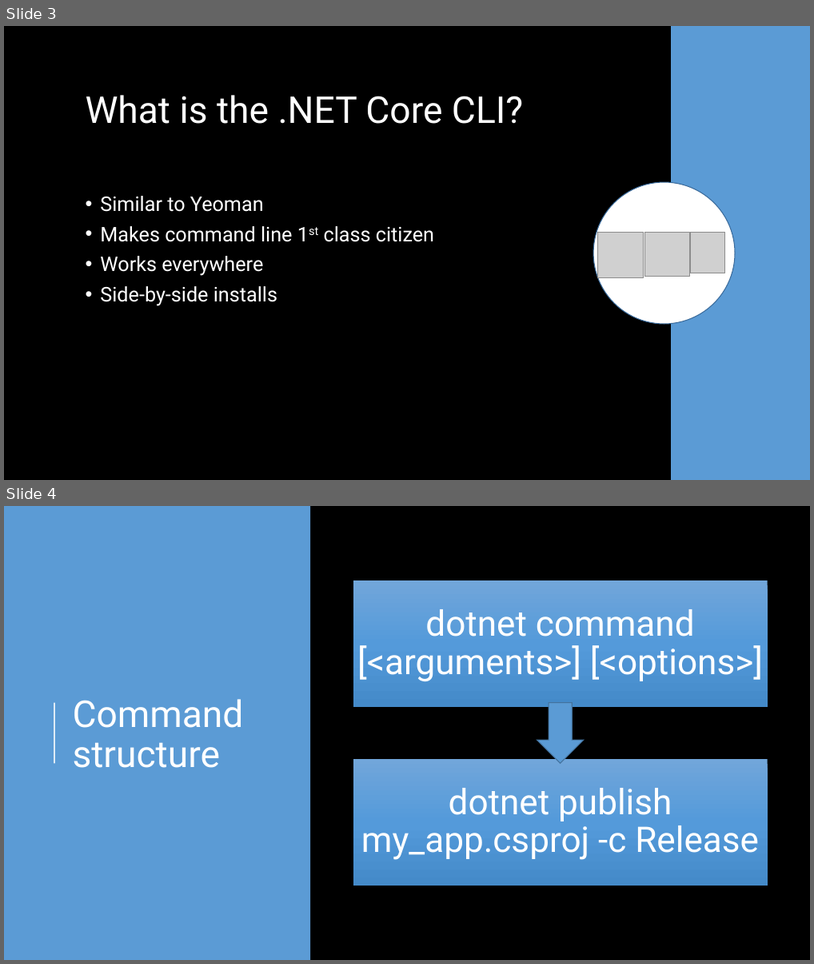
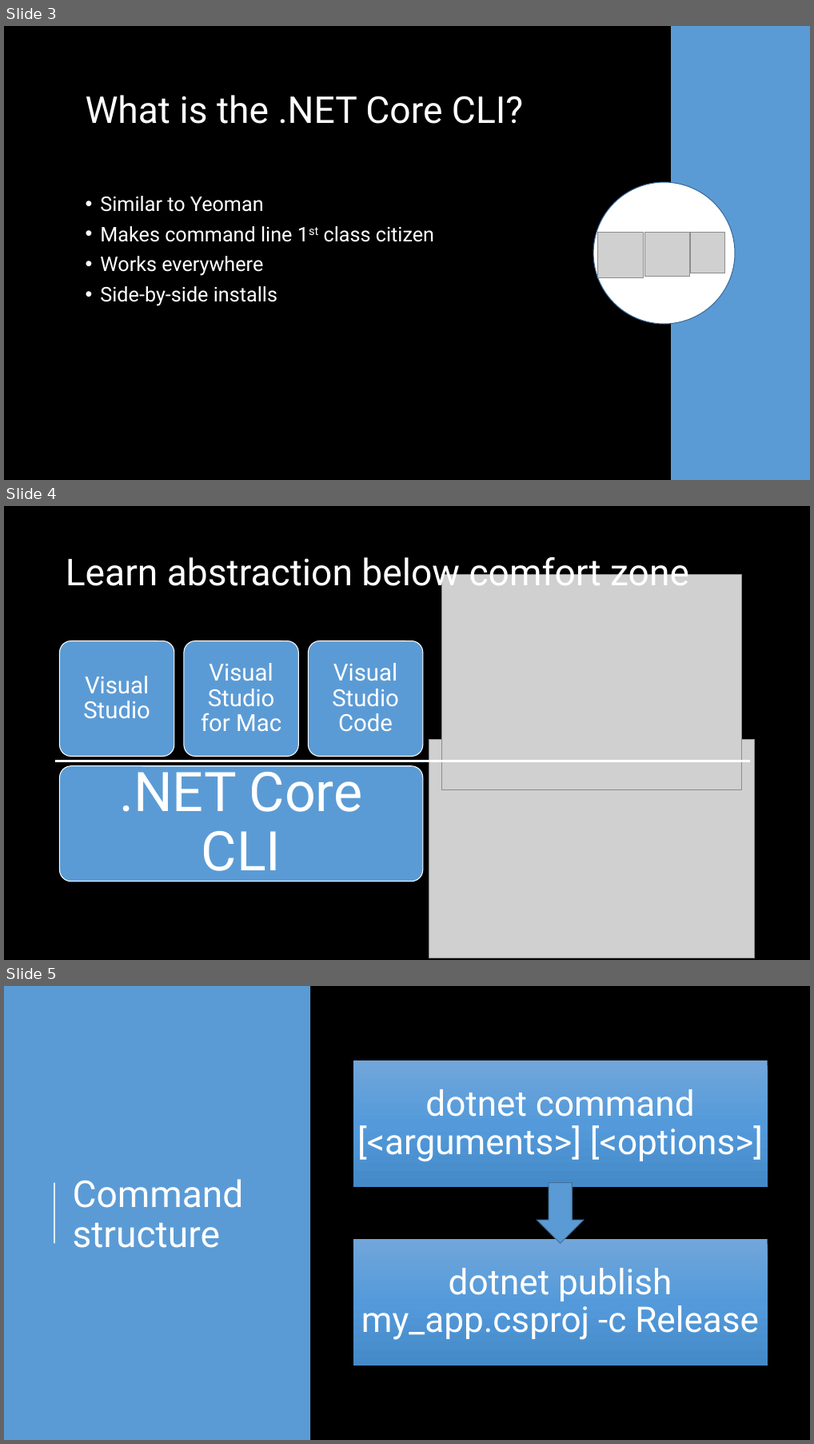
Before and after one commit to scottaddie/slide-decks, a slide deck: Tour de .NET Core CLI.pptx. Shown one above the other, each under a label of ours: slides 3 and 4 before the commit, slides 3, 4 and 5 after it. The pictures are 814x964 and 814x1444 pixels, drawn with LibreOffice and Linux fonts; fonts in the diff are those of the drawing; grey boxes stand for pictures. Boxes give left, top, right and bottom in pixels: in the first picture for what was removed or moved away, otherwise in the second. Text is boxed around its words. In the diff, an @@ line names an element or a change of style, - is before the commit and + after.

Commit message:
Add abstraction level slide

```diff
--- a/Tour de .NET Core CLI.pptx
+++ b/Tour de .NET Core CLI.pptx
@@ slide 4 added at bbox=[4, 506, 810, 960], background #000000 @@
@@ title added at bbox=[66, 552, 690, 595], 44 pt, text #FFFFFF @@
+Learn abstraction below comfort zone
@@ picture added at bbox=[442, 574, 742, 789] @@
@@ group added at bbox=[60, 641, 423, 883]: 4 rounded rectangles, 4 texts @@
+.NET Core CLI
+Visual Studio
+Visual Studio for Mac
+Visual Studio Code
@@ picture added at bbox=[430, 739, 754, 958] @@
@@ line added from (55, 760) to (750, 760), #FFFFFF 3 pt @@
@@ what was slide 4 is now slide 5 @@
```
Also in this commit, not shown: 1 slide changed.
